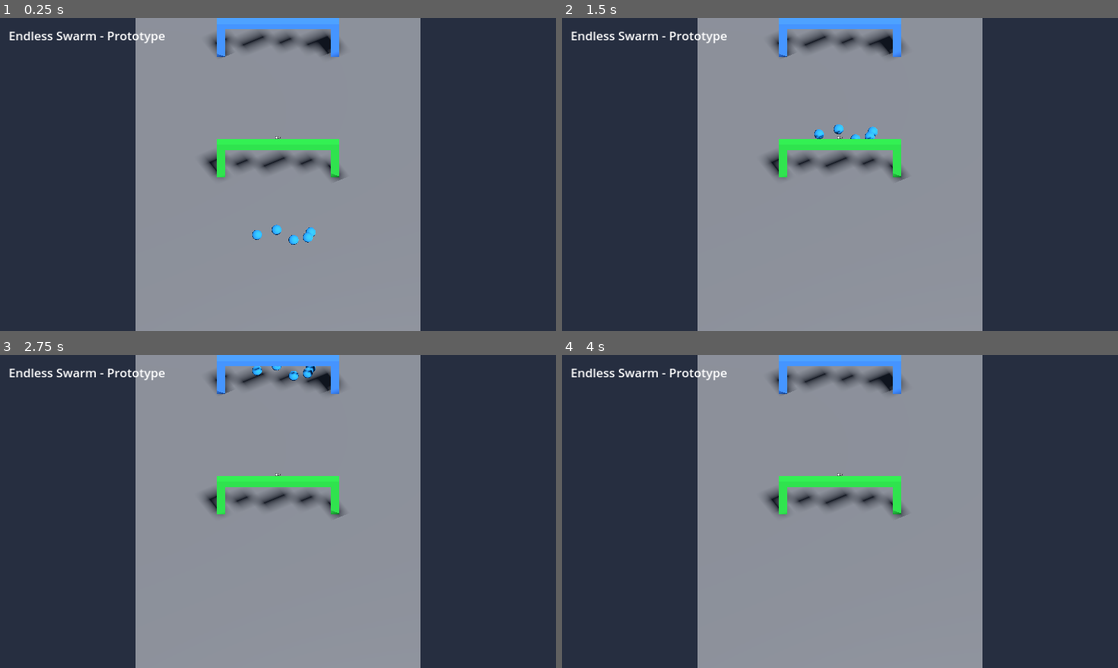
Above: before the commit, frames 1-4 (two rows, left to right).
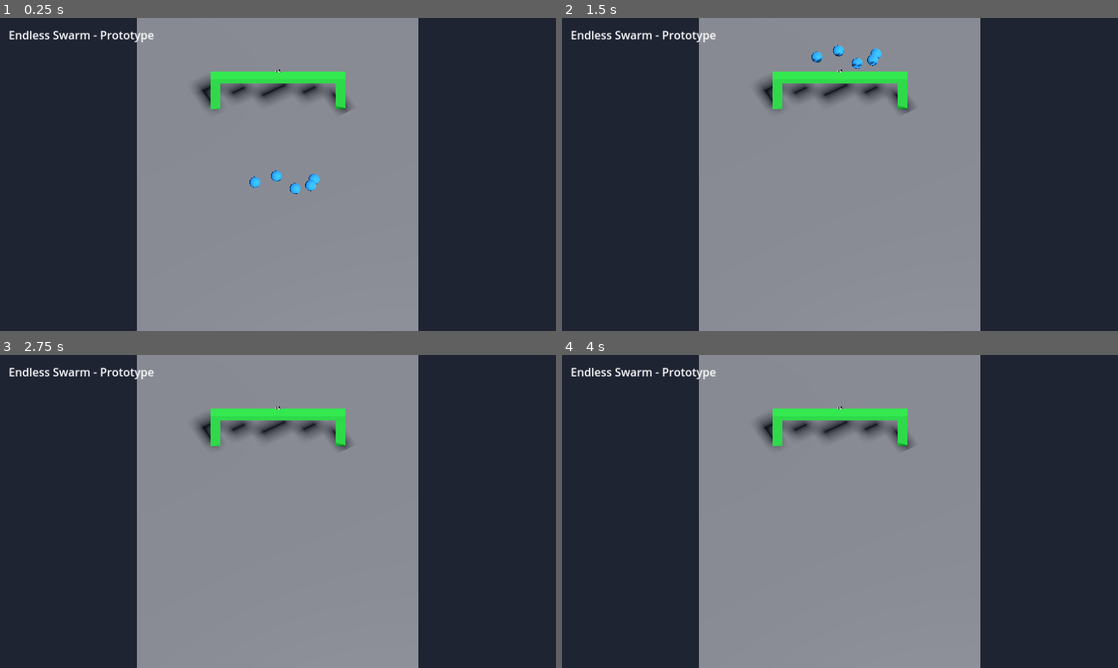
Above: after the commit, the same moments.

Repository: thechipisspinning-beep/endless-swarm
Game: Godot game, scene res://scenes/main.tscn
The game is run twice, just before and just after one commit, with the same random seed, the same clock (stepped at 60 frames per second) and the same inputs.
Inputs:
- Up to frame 1 (0.25 s): no input
- Up to frame 2 (1.5 s): no input
- Up to frame 3 (2.75 s): no input
- Up to frame 4 (4 s): tap Enter at 3.5 s

The runs differ from the first frame. In frame 1, 7.9% of the frame differs, in the area x 1-76%, y 0-100%; in frame 2, 7.9%; in frame 3, 7.5%; in frame 4, 7.5%.

Commit message:
Improve camera position and longer ground

Diff:
--- a/scenes/main.tscn
+++ b/scenes/main.tscn
@@ -4,7 +4,7 @@
 
 [sub_resource type="Environment" id="Environment_1"]
 background_mode = 1
-background_color = Color(0.15, 0.18, 0.25, 1)
+background_color = Color(0.12, 0.14, 0.2, 1)
 
 [node name="Main" type="Node3D"]
 script = ExtResource("1_main")
@@ -13,18 +13,18 @@
 environment = SubResource("Environment_1")
 
 [node name="Camera3D" type="Camera3D" parent="."]
-transform = Transform3D(1, 0, 0, 0, 0.707107, 0.707107, 0, -0.707107, 0.707107, 0, 18, 18)
+transform = Transform3D(1, 0, 0, 0, 0.6, 0.8, 0, -0.8, 0.6, 0, 14, 16)
 projection = 1
-size = 22.0
+size = 20.0
 current = true
 
 [node name="DirectionalLight3D" type="DirectionalLight3D" parent="."]
-transform = Transform3D(0.866025, -0.353553, 0.353553, 0, 0.707107, 0.707107, -0.5, -0.612372, 0.612372, 0, 10, 0)
+transform = Transform3D(0.866025, -0.353553, 0.353553, 0, 0.707107, 0.707107, -0.5, -0.612372, 0.612372, 0, 12, 0)
 shadow_enabled = true
 
 [node name="Ground" type="CSGBox3D" parent="."]
-transform = Transform3D(1, 0, 0, 0, 1, 0, 0, 0, 1, 0, -0.5, 0)
-size = Vector3(20, 1, 80)
+transform = Transform3D(1, 0, 0, 0, 1, 0, 0, 0, 1, 0, -0.5, -20)
+size = Vector3(18, 1, 120)
 
 [node name="Units" type="Node3D" parent="."]
 
@@ -35,7 +35,7 @@
 [node name="Label" type="Label" parent="UI"]
 offset_left = 20.0
 offset_top = 20.0
-offset_right = 400.0
+offset_right = 500.0
 offset_bottom = 60.0
-theme_override_font_sizes/font_size = 28
+theme_override_font_sizes/font_size = 26
 text = "Endless Swarm - Prototype"
